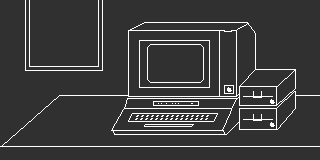
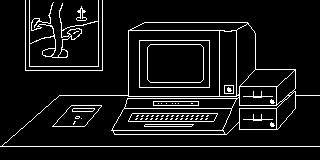
Layer changes from the first 320 x 160 image to the second:
painted on "painting" over [24, 0, 98, 71]
added layer "rockys-boots-disk" above "computer" over [52, 105, 102, 127]
painted on "computer" over [113, 23, 296, 134]
painted on "New Layer" over [0, 0, 320, 160]
